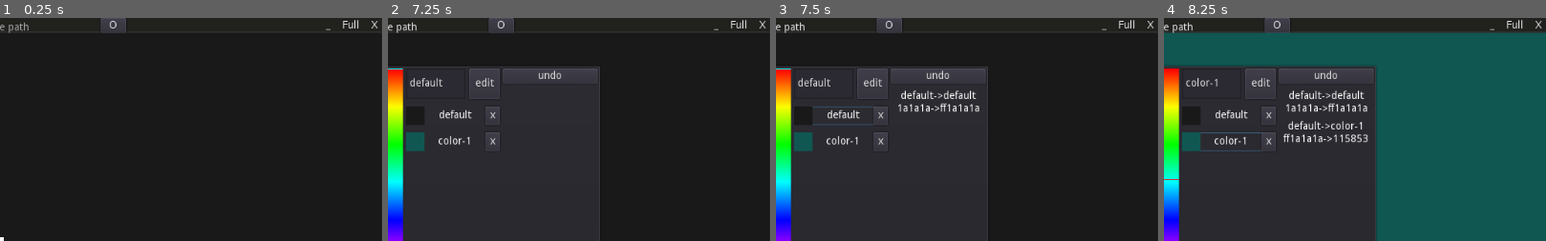
Above: before the commit, frames 1-4 (left to right).
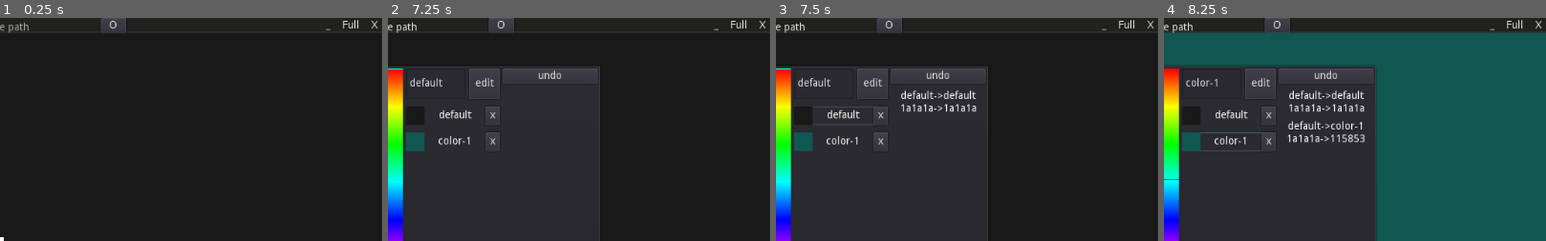
Above: after the commit, the same moments.

Repository: hpn33/manga-reader-by-godot-
Game: Godot game, scene res://scene/Main.tscn
Same seed, same stepped clock (60 frames per second), same inputs: the game is played once before the commit and once after it.
Inputs (mouse positions are % of the whole screen's width and height, from its top left):
- Up to frame 1 (0.25 s): no input
- Up to frame 2 (7.25 s): click "choise image path" at 0.5 s; click "O" at 1.25 s; click "_" at 2 s; click "Full" at 2.75 s; click "Option" at 3.5 s; click "edit" at 4.25 s; click "undo" at 5 s; click (51, 64) at 5.75 s; click "HSV" at 6.5 s
- Up to frame 3 (7.5 s): click (58, 22) at 7.25 s
- Up to frame 4 (8.25 s): click (58, 28) at 8.02 s
The pictures show only the part of the screen within x 50-100%, y 0-50%; the shares and areas given below are measured in that part.

Frames 1-2 are identical in both runs. In frame 3, 0.5% of the frame differs, in the area x 32-54%, y 38-43%; in frame 4, 1.1%, in the area x 31-54%, y 38-56%.
Error in both runs: Trying to assign value of type 'MenuButton' to a variable of type 'Label'. (res://scene/ui/TitleBar/TitleBar.gd:3)

Commit message:
add & using GMap

Diff:
--- a/object/ColorPicker/Action/Undo.gd
+++ b/object/ColorPicker/Action/Undo.gd
@@ -4,7 +4,4 @@
 
 
 func _on_Undo_pressed():
-	var c = list.get_child(list.get_child_count()-1)
-
-	c.modulate = Color.brown
-	c.undo()
+	list.get_child(list.get_child_count()-1).undo()
--- a/object/ColorPicker/ColorList.gd
+++ b/object/ColorPicker/ColorList.gd
@@ -24,8 +24,8 @@
 	new.connect("delete", self, '_delete_button', [new])
 
 
-func add_by_array(colors: Array):
-	for color in colors:
+func add_by_array(colors: GMap):
+	for color in colors.to_iterator():
 		add(color)
 
 
@@ -54,6 +54,6 @@
 	re_add()
 
 
-func re_add(colors: Array = owner.colors):
+func re_add(colors :GMap= owner.colors):
 	clear()
 	add_by_array(colors)
--- a/object/ColorPicker/ColorPicker.gd
+++ b/object/ColorPicker/ColorPicker.gd
@@ -36,7 +36,8 @@
 	return color_picker.color.to_html()
 
 
-var colors := []
+#var colors := []
+var colors := GMap.new()
 
 var current_color_title := 'None'
 var current_color_code := 'ccc'
@@ -53,7 +54,7 @@
 	yield(owner, "ready")
 	var active_color_name = config.get_data('active_color')
 
-	for color in colors:
+	for color in colors.to_iterator():
 		if color[0] == active_color_name:
 			set_current_color(color[0], color[1], false)
 			break
@@ -82,9 +83,9 @@
 
 	if not done:
 		# set new color
-		var new_color = [title, code]
-		colors.append(new_color)
-		color_list.add(new_color)
+#		var new_color = [title, code]
+		colors.append(title, code)
+		color_list.add([title, code])
 
 		set_current_color(title, code)
 
@@ -93,7 +94,8 @@
 
 
 func _colors_changed(value):
-	colors = value
+	colors.from_iterator(value)
+	print(colors)
 	color_list.re_add(colors)
 
 
--- a/object/ColorPicker/ColorPicker.tscn
+++ b/object/ColorPicker/ColorPicker.tscn
@@ -29,10 +29,8 @@
 }
 
 [node name="ColorPicker" type="ColorPicker" parent="HBoxContainer"]
-margin_left = 4.0
-margin_top = 4.0
-margin_right = 4.0
-margin_bottom = 4.0
+margin_right = 308.0
+margin_bottom = 462.0
 size_flags_horizontal = 3
 edit_alpha = false
 presets_enabled = false
--- a/project.godot
+++ b/project.godot
@@ -29,6 +29,11 @@
 "language": "GDScript",
 "path": "res://autoload/config.gd"
 }, {
+"base": "Node",
+"class": "GMap",
+"language": "GDScript",
+"path": "res://util/GMap.gd"
+}, {
 "base": "Node2D",
 "class": "ImageView",
 "language": "GDScript",
@@ -54,6 +59,7 @@
 "Box2D": "",
 "ColorList": "",
 "Config": "",
+"GMap": "",
 "ImageView": "",
 "SharePoint": "",
 "State": "",
--- a/util/GMap.gd
+++ b/util/GMap.gd
@@ -2,8 +2,26 @@
 class_name GMap
 
 
+#################################################
+
+#  variabel
+#  ---------
+
+#################################################
+
+
 var keys := []
 var values := []
+
+
+#################################################
+
+#  geting data
+#  ---------
+
+#  any kind of getting data
+
+#################################################
 
 
 func append(key: String, value):
@@ -16,6 +34,48 @@
 	var position = get_position(key)
 
 	return values[position]
+
+
+func at(position: int):
+	return values[position]
+
+
+#################################################
+
+#  iterating
+#  ---------
+
+#   ability to work with array
+
+#################################################
+
+
+func to_iterator() -> Array:
+	var iterat := []
+
+	for i in keys.size():
+		iterat.append([keys[i], values[i]])
+
+	return iterat
+
+
+func from_iterator(array: Array) -> void:
+
+	clear()
+
+	for item in array:
+		keys.append(item[0])
+		values.append(item[1])
+
+
+#################################################
+
+#  clean
+#  ---------
+
+#   function for different kind of removing
+
+#################################################
 
 
 func clear():
@@ -35,6 +95,16 @@
 	values.remove(position)
 
 
+#################################################
+
+#  util
+#  ---------
+
+#   helpfuly method
+
+#################################################
+
+
 func get_position(key: String) -> int:
 	var position = keys.find(key)
 
@@ -43,3 +113,7 @@
 		return position
 
 	return position
+
+
+func size() -> int:
+	return keys.size()
